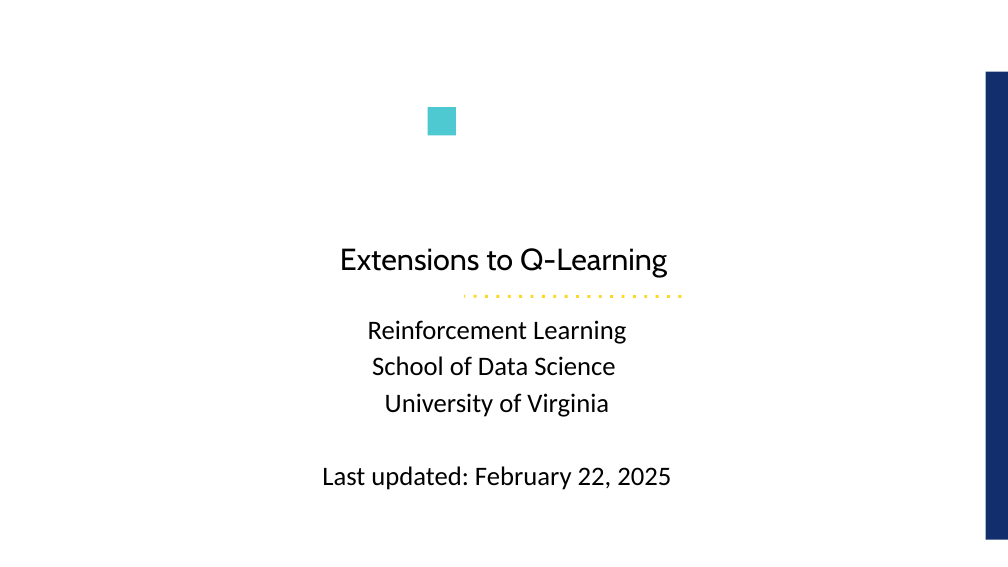
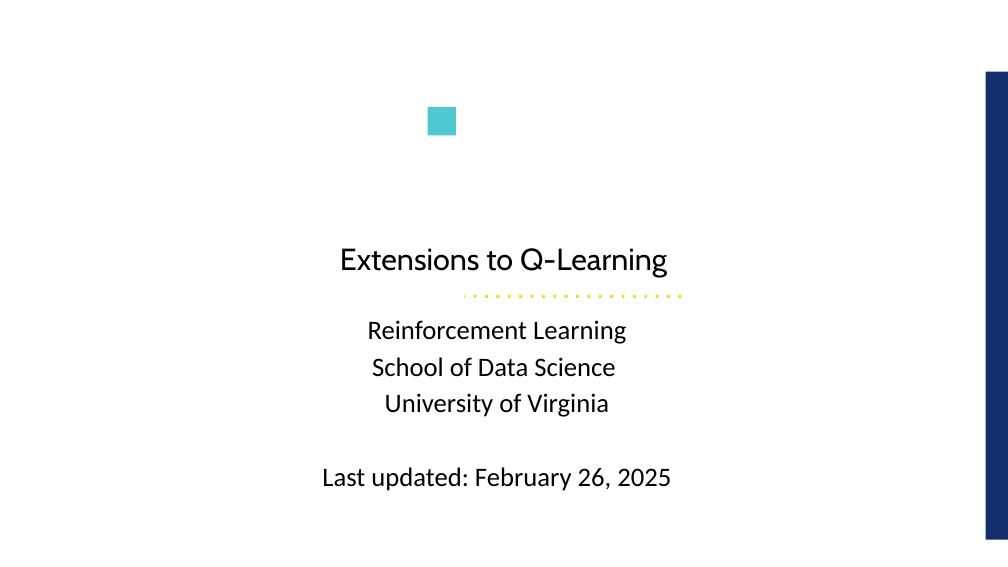
Before and after one commit to UVADS/reinforcement_learning, a slide deck: slide 1 of 06_deep_q_networks_extensions/dqn_extensions.ppt. Drawn at 1008x567 pixels with LibreOffice and Linux fonts; fonts in the diff are those of the drawing; background and template pictures are left out. Boxes give left, top, right and bottom in pixels: in the first picture for what was removed or moved away, otherwise in the second. Text is boxed around its words. In the diff, an @@ line names an element or a change of style, - is before the commit and + after.

```diff
--- a/06_deep_q_networks_extensions/dqn_extensions.ppt
+++ b/06_deep_q_networks_extensions/dqn_extensions.ppt
@@ text at [322,467,671,491]: text changed @@
-Last updated: February 22, 2025
+Last updated: February 26, 2025
```
Also in this commit, not shown: 2 other slides changed, 1 slide added.
